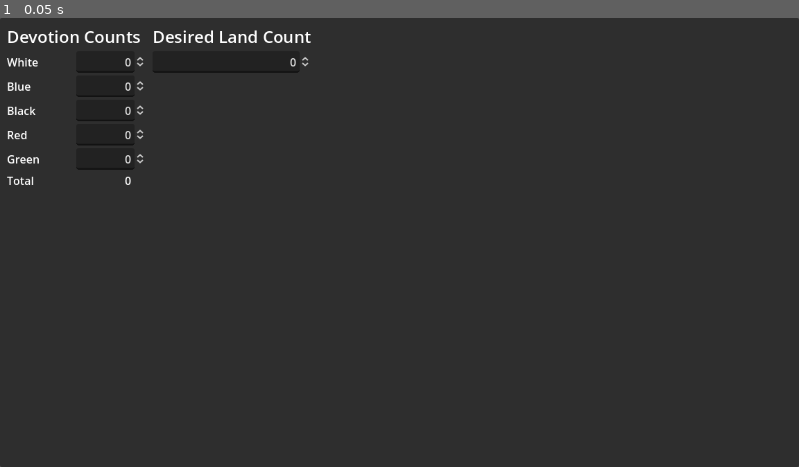
Above: before the commit, frame 1.
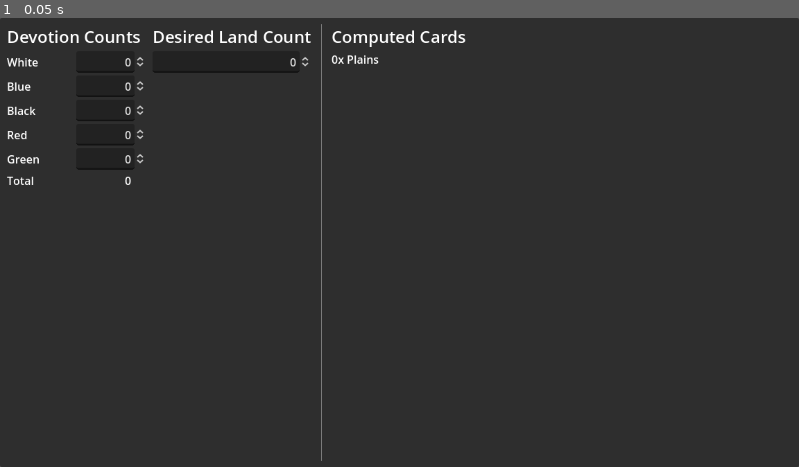
Above: after the commit, the same moment.

Repository: phrasmotica/mtg-helper
Game: Godot game, scene res://scenes/land_calculator.tscn
The game is run twice, just before and just after one commit, with the same random seed, the same clock (stepped at 60 frames per second) and the same inputs.
Inputs:
- Up to frame 1 (0.05 s): no input

The runs differ from the first frame. In frame 1, 0.4% of the frame differs, in the area x 40-59%, y 1-99%.

Commit message:
Create scene for showing the number of land cards required

Diff:
--- /dev/null
+++ b/scenes/computed_cards.tscn
@@ -0,0 +1,15 @@
+[gd_scene load_steps=2 format=3 uid="uid://bxdd4iggnpfew"]
+
+[ext_resource type="PackedScene" uid="uid://bnvabli4di384" path="res://scenes/land_amount_label.tscn" id="1_cynjq"]
+
+[node name="ComputedCards" type="VBoxContainer"]
+custom_minimum_size = Vector2(200, 0)
+
+[node name="CardsHeader" type="Label" parent="."]
+layout_mode = 2
+theme_override_font_sizes/font_size = 24
+text = "Computed Cards"
+
+[node name="PlainsAmountLabel" parent="." instance=ExtResource("1_cynjq")]
+layout_mode = 2
+land_name = "Plains"
--- /dev/null
+++ b/scenes/land_amount_label.tscn
@@ -0,0 +1,13 @@
+[gd_scene load_steps=2 format=3 uid="uid://bnvabli4di384"]
+
+[ext_resource type="Script" path="res://scripts/land_amount_label.gd" id="1_boe7r"]
+
+[node name="LandAmountLabel" type="HBoxContainer"]
+offset_right = 40.0
+offset_bottom = 40.0
+script = ExtResource("1_boe7r")
+
+[node name="Label" type="Label" parent="."]
+unique_name_in_owner = true
+layout_mode = 2
+text = "0x Plains"
--- a/scenes/land_calculator.tscn
+++ b/scenes/land_calculator.tscn
@@ -1,7 +1,8 @@
-[gd_scene load_steps=3 format=3 uid="uid://bkgebu54yaih1"]
+[gd_scene load_steps=4 format=3 uid="uid://bkgebu54yaih1"]
 
 [ext_resource type="PackedScene" uid="uid://byo17606sel5e" path="res://scenes/devotion_counts.tscn" id="1_i0408"]
 [ext_resource type="PackedScene" uid="uid://djqfxlo8q7vwc" path="res://scenes/land_count.tscn" id="2_4i25s"]
+[ext_resource type="PackedScene" uid="uid://bxdd4iggnpfew" path="res://scenes/computed_cards.tscn" id="3_wrttc"]
 
 [node name="LandCalculator" type="Control"]
 layout_mode = 3
@@ -35,3 +36,10 @@
 
 [node name="LandCount" parent="PanelContainer/MarginContainer/HBoxContainer" instance=ExtResource("2_4i25s")]
 layout_mode = 2
+
+[node name="VSeparator" type="VSeparator" parent="PanelContainer/MarginContainer/HBoxContainer"]
+layout_mode = 2
+theme_override_constants/separation = 10
+
+[node name="ComputedCards" parent="PanelContainer/MarginContainer/HBoxContainer" instance=ExtResource("3_wrttc")]
+layout_mode = 2
--- /dev/null
+++ b/scripts/land_amount_label.gd
@@ -0,0 +1,24 @@
+@tool
+class_name LandAmountLabel extends HBoxContainer
+
+@export
+var amount: int = 0:
+	set(value):
+		if value >= 0:
+			amount = value
+
+			update_text()
+
+@export
+var land_name := "":
+	set(value):
+		land_name = value
+
+		update_text()
+
+@onready
+var label: Label = %Label
+
+func update_text():
+	if label:
+		label.text = str(amount) + "x " + land_name
